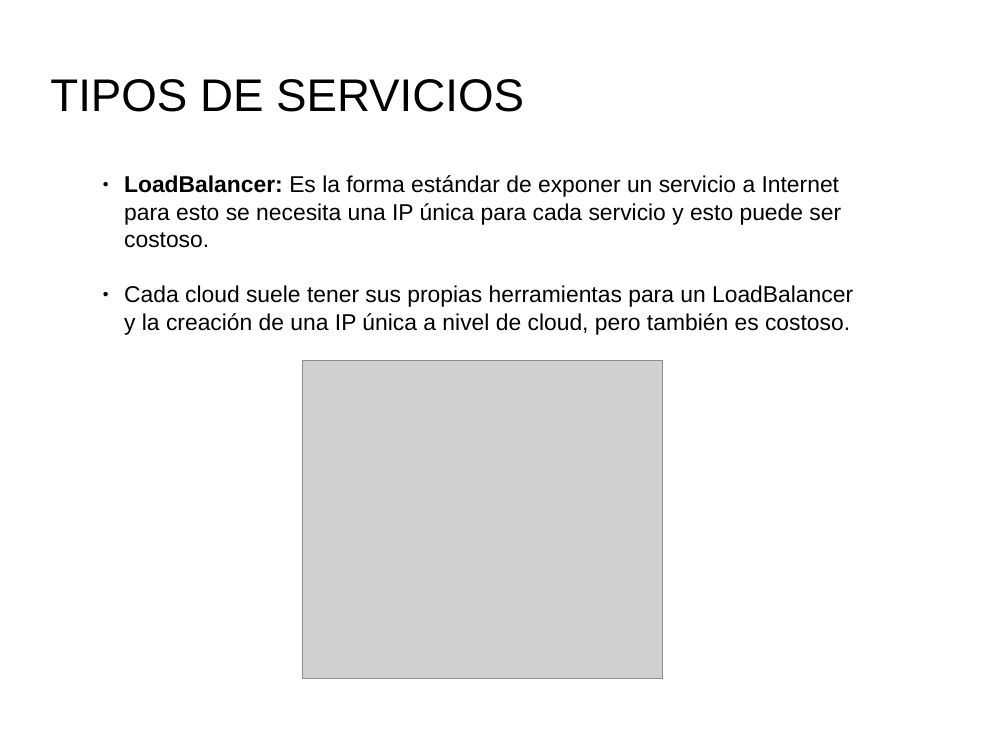
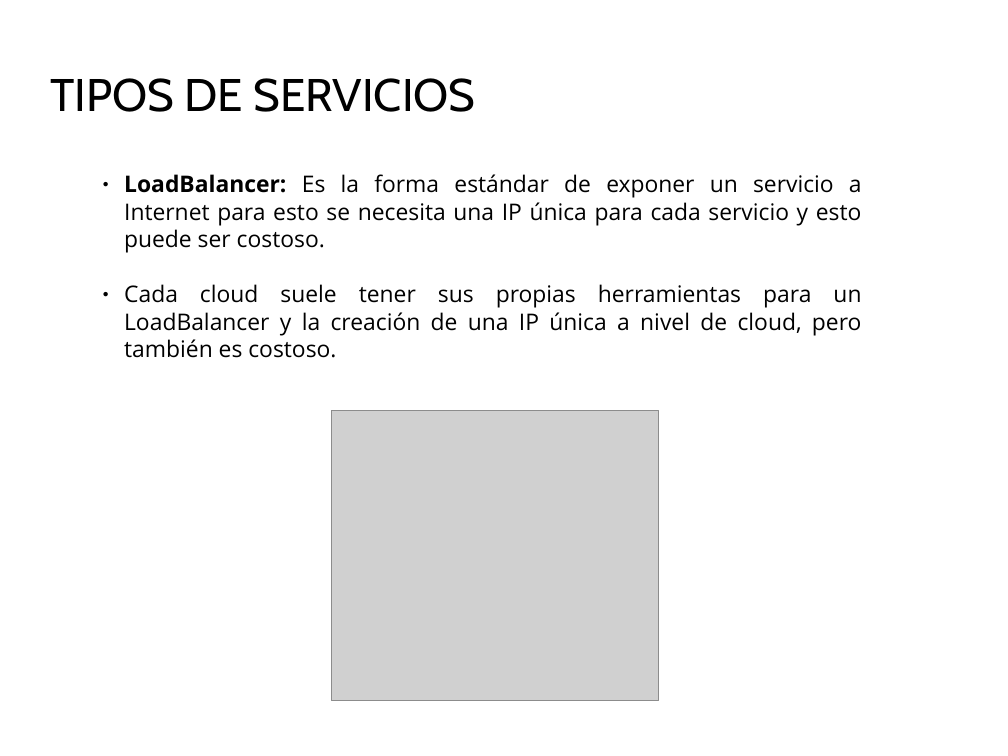
Before and after one commit to Juanjosegongora/kubernetes, a slide deck: slide 11 of proyecto_kubernetes.odp (slide 10 before the commit). Drawn at 1008x756 pixels with LibreOffice and Linux fonts; fonts in the diff are those of the drawing; grey boxes stand for pictures; background and template pictures are left out. Boxes give left, top, right and bottom in pixels: in the first picture for what was removed or moved away, otherwise in the second. Text is boxed around its words. In the diff, an @@ line names an element or a change of style, - is before the commit and + after.

```diff
--- a/proyecto_kubernetes.odp
+++ b/proyecto_kubernetes.odp
@@ title "TIPOS DE SERVICIOS" at box(50, 78, 475, 112): font Arial to Cabin @@
@@ text "LoadBalancer: Es la forma estándar ..." at box(124, 174, 862, 358): font Arial to Open Sans; alignment left to justified @@
@@ picture: place and size @@
-picture at box(303, 360, 663, 680)
+picture at box(331, 411, 659, 701)
```
Also in this commit, not shown: 7 other slides changed, 2 slides added, 1 slide removed.
